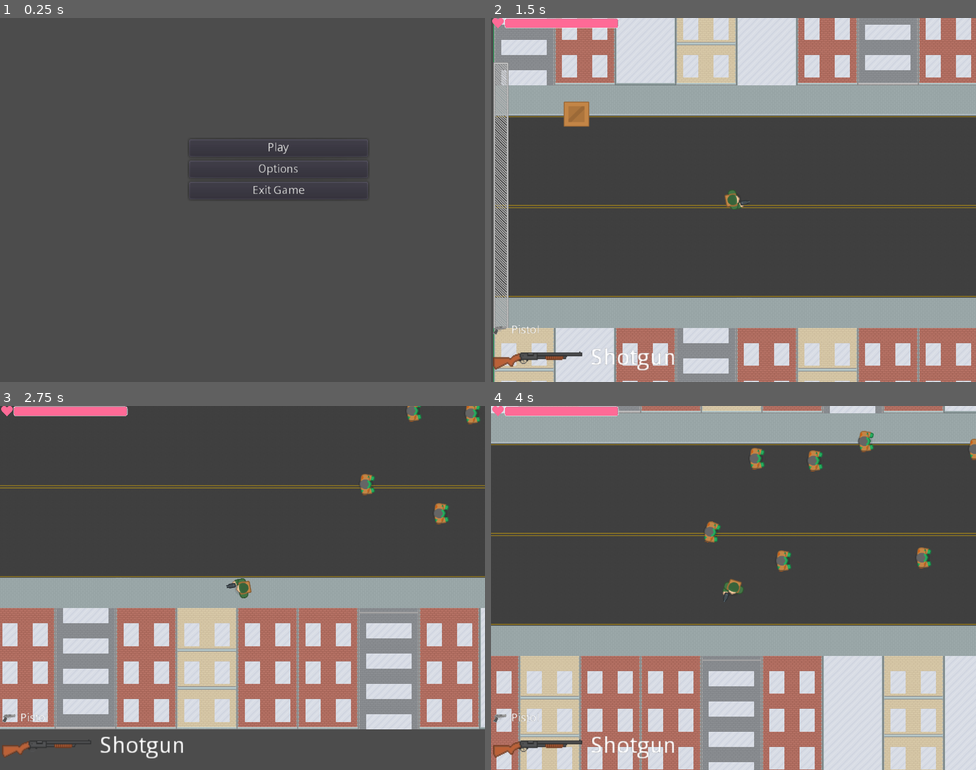
Above: before the commit, frames 1-4 (two rows, left to right).
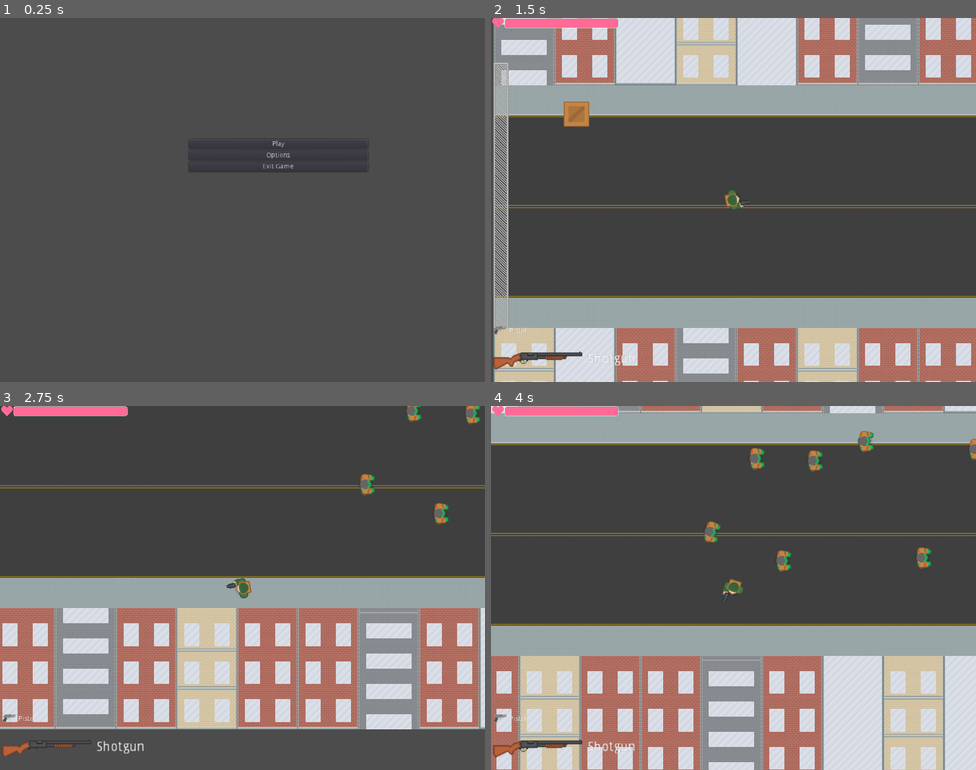
Above: after the commit, the same moments.

Repository: sindre0830/YAZG
Game: Godot game, scene res://Menu/MainMenu.tscn
The game is run twice, just before and just after one commit, with the same random seed, the same clock (stepped at 60 frames per second) and the same inputs.
Inputs (mouse positions are in pixels of both pictures, inside the frame that each line leads up to):
- Up to frame 1 (0.25 s): no input
- Up to frame 2 (1.5 s): click "Play" at 0.5 s; tap Enter at 1.25 s; move the mouse to (840, 181) at 1.27 s; hold Right (ui_right) from 1.28 s (still down)
- Up to frame 3 (2.75 s): move the mouse to (145, 606) at 2.02 s; release Right (ui_right) at 2.03 s; hold Down (ui_down) from 2.03 s (still down)
- Up to frame 4 (4 s): move the mouse to (782, 507) at 2.77 s; release Down (ui_down) at 2.78 s; hold Right (ui_right) 2.78-3.53 s; move the mouse to (709, 660) at 3.52 s; hold Up (ui_up) from 3.53 s (still down)

The runs differ from the first frame. In frame 1, 0.6% of the frame differs, in the area x 39-76%, y 33-50%; in frame 2, 0.3%; in frame 3, 0.4%; in frame 4, 0.4%.

Commit message:
Minor tweaks merged

Diff:
--- a/Source/Menu/MainMenu.tscn
+++ b/Source/Menu/MainMenu.tscn
@@ -25,19 +25,19 @@
 
 [node name="Play" type="Button" parent="VBoxContainer"]
 margin_right = 378.0
-margin_bottom = 37.0
+margin_bottom = 20.0
 text = "Play"
 
 [node name="Options" type="Button" parent="VBoxContainer"]
-margin_top = 45.0
+margin_top = 24.0
 margin_right = 378.0
-margin_bottom = 82.0
+margin_bottom = 44.0
 text = "Options"
 
 [node name="ExitGame" type="Button" parent="VBoxContainer"]
-margin_top = 90.0
+margin_top = 48.0
 margin_right = 378.0
-margin_bottom = 127.0
+margin_bottom = 68.0
 text = "Exit Game"
 
 [connection signal="pressed" from="VBoxContainer/Play" to="." method="_on_Play_pressed"]
--- a/Source/project.godot
+++ b/Source/project.godot
@@ -23,10 +23,6 @@
 [global]
 
 layer=false
-
-[gui]
-
-theme/use_hidpi=true
 
 [input]
 
@@ -79,8 +75,6 @@
 2d_physics/layer_3="Zombie"
 2d_render/layer_4="Breakable"
 2d_physics/layer_4="Breakable"
-2d_render/layer_5="Projectiles"
-2d_physics/layer_5="Projectiles"
 
 [physics]
 
